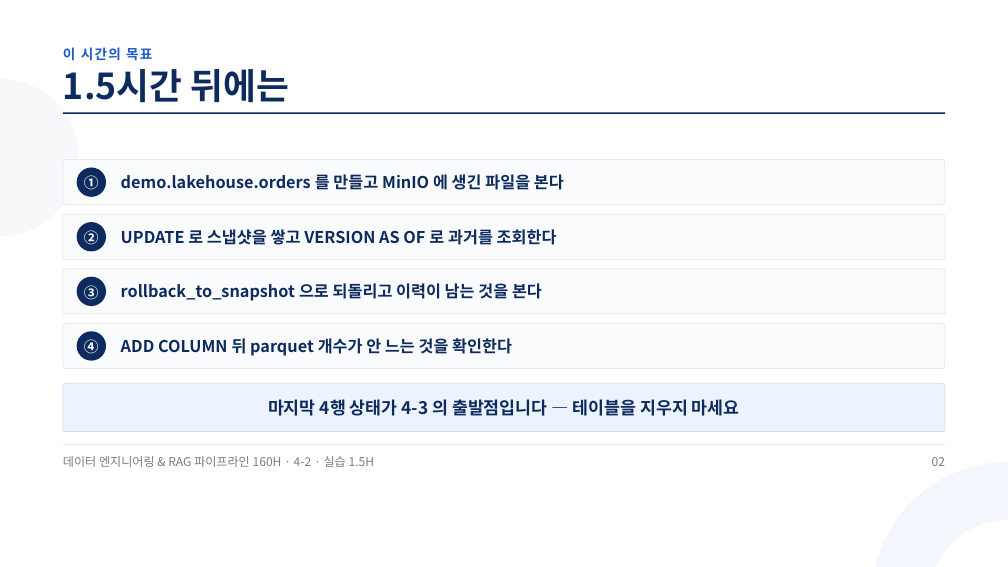
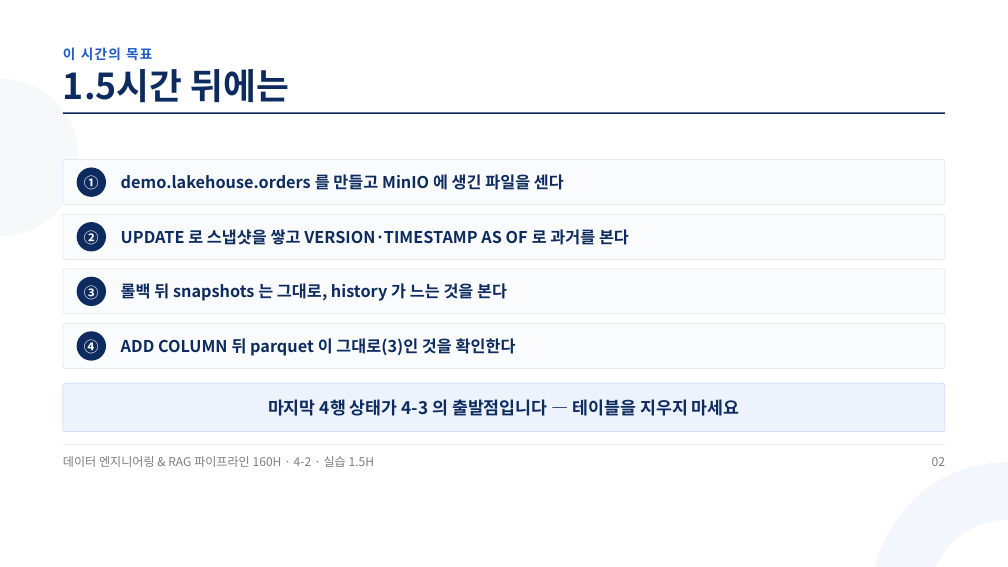
Before and after one commit to aebonlee/materials, a slide deck: slide 2 of data-eng/decks/w4d2s3.pptx. Drawn at 1008x567 pixels with LibreOffice and Linux fonts; fonts in the diff are those of the drawing. Boxes give left, top, right and bottom in pixels: in the first picture for what was removed or moved away, otherwise in the second. Text is boxed around its words. In the diff, an @@ line names an element or a change of style, - is before the commit and + after.

```diff
--- a/data-eng/decks/w4d2s3.pptx
+++ b/data-eng/decks/w4d2s3.pptx
@@ text at (121, 172, 564, 194): text changed @@
-demo.lakehouse.orders 를 만들고 MinIO 에 생긴 파일을 본다
+demo.lakehouse.orders 를 만들고 MinIO 에 생긴 파일을 센다
@@ text at (121, 229, 629, 245): text changed @@
-UPDATE 로 스냅샷을 쌓고 VERSION AS OF 로 과거를 조회한다
+UPDATE 로 스냅샷을 쌓고 VERSION·TIMESTAMP AS OF 로 과거를 본다
@@ text at (121, 283, 507, 301): text changed @@
-rollback_to_snapshot 으로 되돌리고 이력이 남는 것을 본다
+롤백 뒤 snapshots 는 그대로, history 가 느는 것을 본다
@@ text at (121, 338, 516, 356): text changed @@
-ADD COLUMN 뒤 parquet 개수가 안 느는 것을 확인한다
+ADD COLUMN 뒤 parquet 이 그대로(3)인 것을 확인한다
```
Also in this commit, not shown: 9 other slides changed, 32 other files.
